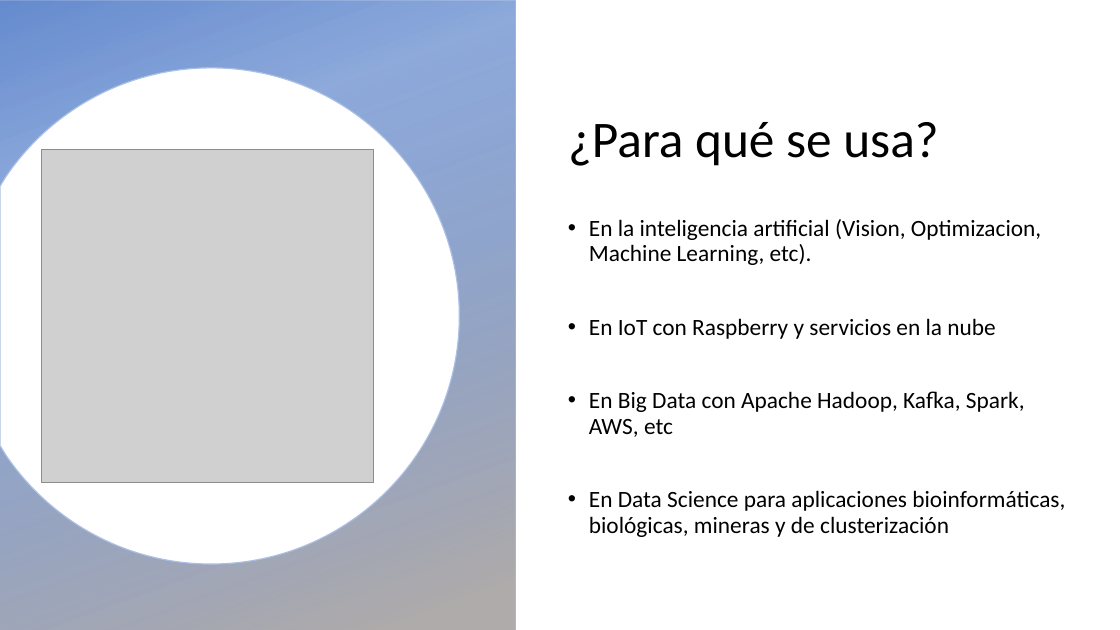
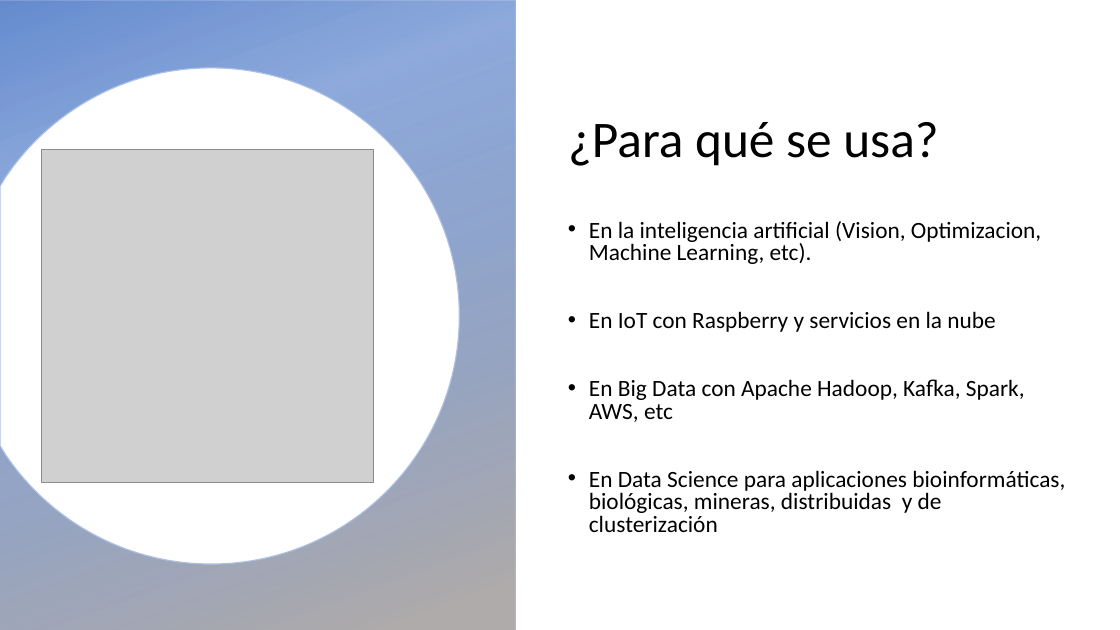
Before and after one commit to levinux/cursoPython, a slide deck: slide 4 of intro.pptx (slide 3 before the commit). Drawn at 1120x630 pixels with LibreOffice and Linux fonts; fonts in the diff are those of the drawing; grey boxes stand for pictures; background and template pictures are left out. Boxes give left, top, right and bottom in pixels: in the first picture for what was removed or moved away, otherwise in the second. Text is boxed around its words. In the diff, an @@ line names an element or a change of style, - is before the commit and + after.

```diff
--- a/intro.pptx
+++ b/intro.pptx
@@ text at [589, 221, 1041, 422]: line spacing 0.9 to 0.8 @@
@@ text at [589, 470, 1065, 532]: text changed @@
-• En Data Science para aplicaciones bioinformáticas, biológicas, mineras y de clusterización
+• En Data Science para aplicaciones bioinformáticas, biológicas, mineras, distribuidas y de clusterización
```
Also in this commit, not shown: 1 other slide changed, 2 slides added, 1 other file.
